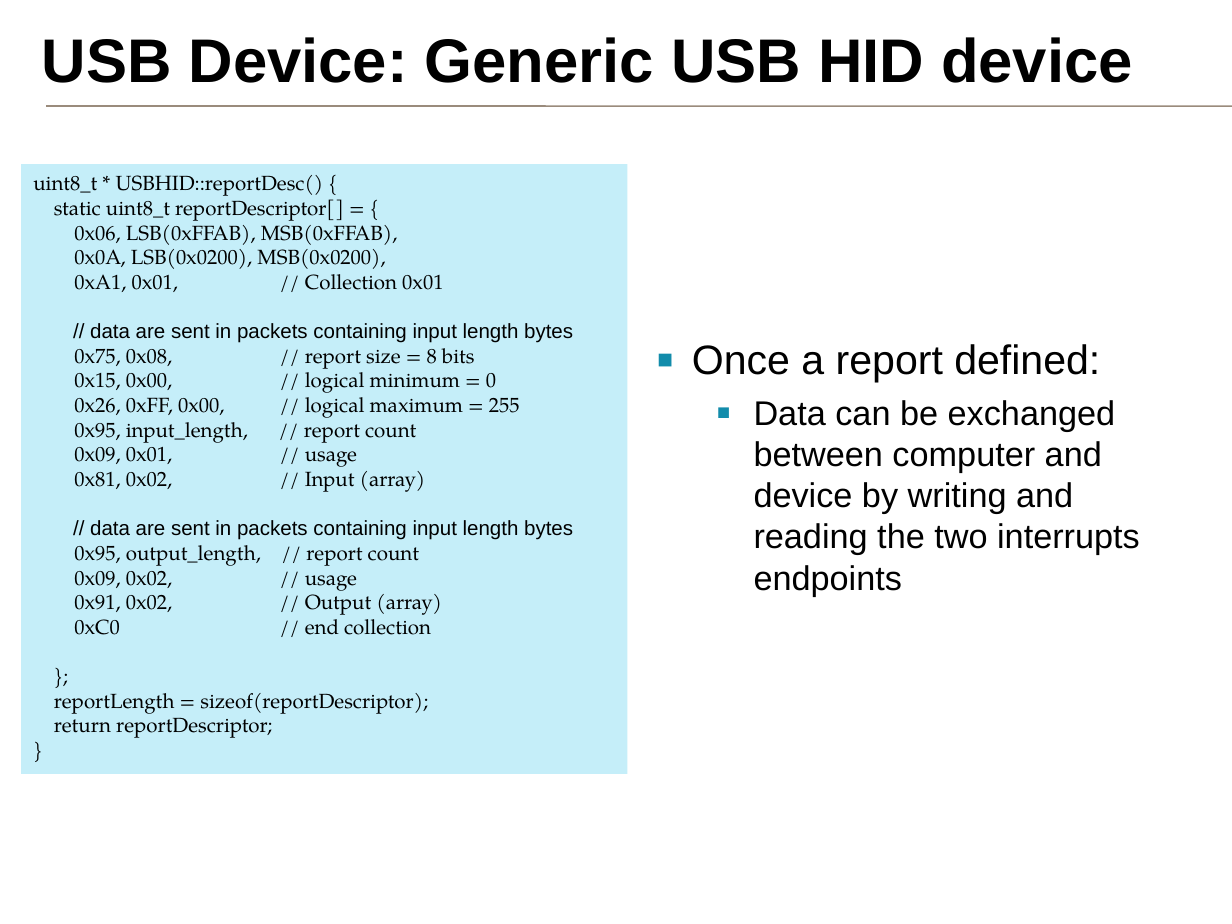
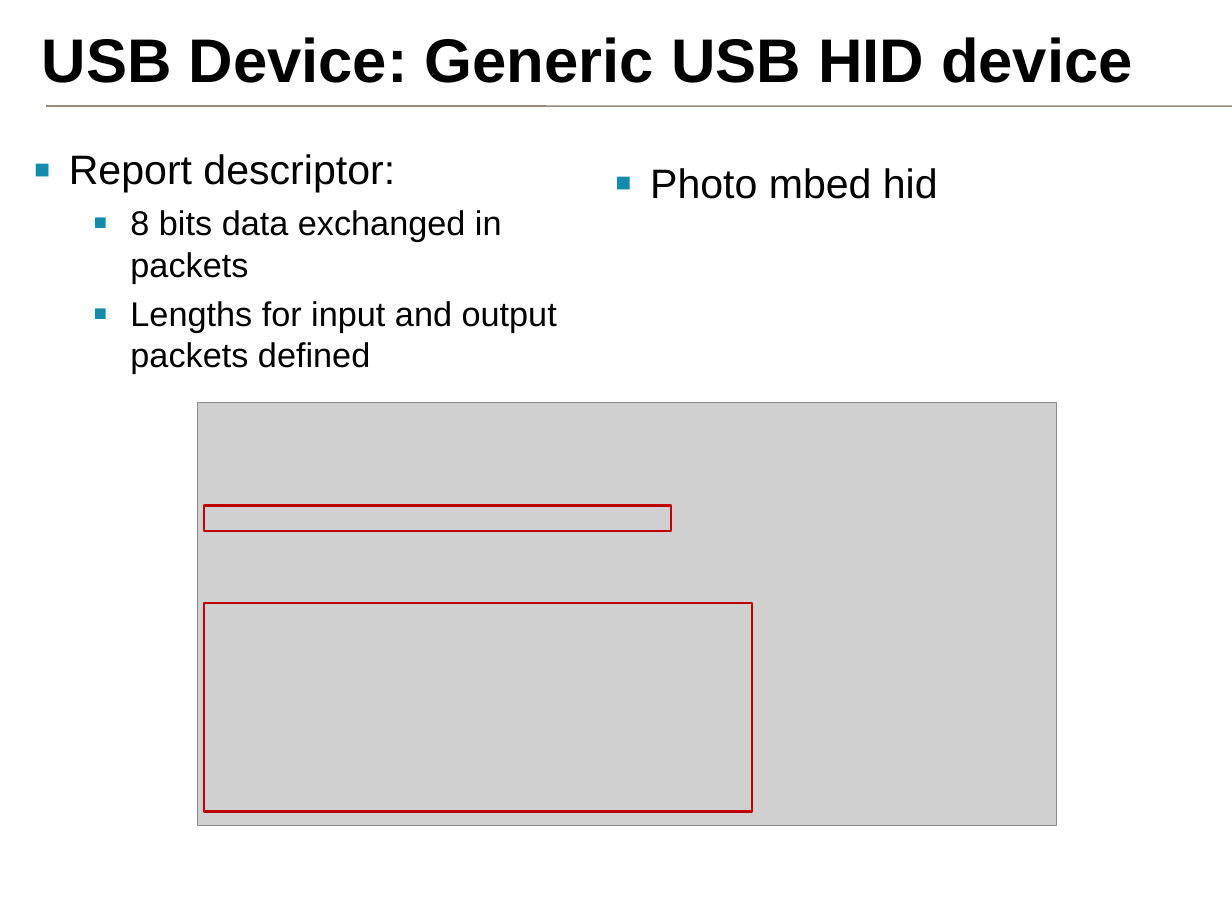
Before and after one commit to samux/ARM-internship-report, a slide deck: slide 21 of presentation_en/pres.pptx (slide 27 before the commit). Drawn at 1232x924 pixels with LibreOffice and Linux fonts; fonts in the diff are those of the drawing; grey boxes stand for pictures; background and template pictures are left out. Boxes give left, top, right and bottom in pixels: in the first picture for what was removed or moved away, otherwise in the second. Text is boxed around its words. In the diff, an @@ line names an element or a change of style, - is before the commit and + after.

Commit message:
modify slides. add photos

```diff
--- a/presentation_en/pres.pptx
+++ b/presentation_en/pres.pptx
@@ rectangle removed at <box>21,164,627,774</box> @@
-uint8_t * USBHID::reportDesc() {
-static uint8_t reportDescriptor[] = {
-0x06, LSB(0xFFAB), MSB(0xFFAB),
-0x0A, LSB(0x0200), MSB(0x0200),
-0xA1, 0x01, // Collection 0x01
-// data are sent in packets containing input length bytes
-0x75, 0x08, // report size = 8 bits
-0x15, 0x00, // logical minimum = 0
-0x26, 0xFF, 0x00, // logical maximum = 255
-0x95, input_length, // report count
-0x09, 0x01, // usage
-0x81, 0x02, // Input (array)
-// data are sent in packets containing input length bytes
-0x95, output_length, // report count
-0x09, 0x02, // usage
-0x91, 0x02, // Output (array)
-0xC0 // end collection
-};
-reportLength = sizeof(reportDescriptor);
-return reportDescriptor;
-}
@@ text at <box>69,154,557,374</box>: text changed @@
-▪ Once a report defined:
-  ▪ Data can be exchanged between computer and device by writing and reading the two interrupts endpoints
+▪ Report descriptor:
+  ▪ 8 bits data exchanged in packets
+  ▪ Lengths for input and output packets defined
@@ text added at <box>650,168,938,199</box>, 24 pt, text #000000 @@
+▪ Photo mbed hid
@@ picture added at <box>198,402,1057,825</box> @@
@@ rectangle added at <box>205,505,671,531</box>, outline #C00000 1.5 pt @@
@@ rectangle added at <box>205,604,753,812</box>, outline #C00000 1.5 pt @@
```
Also in this commit, not shown: 10 other slides changed, 6 slides removed, 6 other files.
